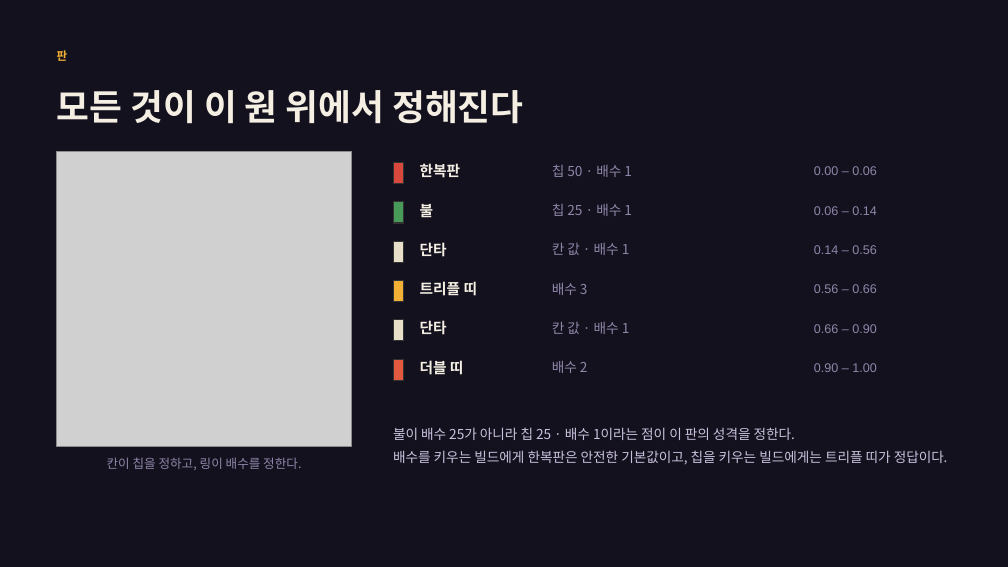
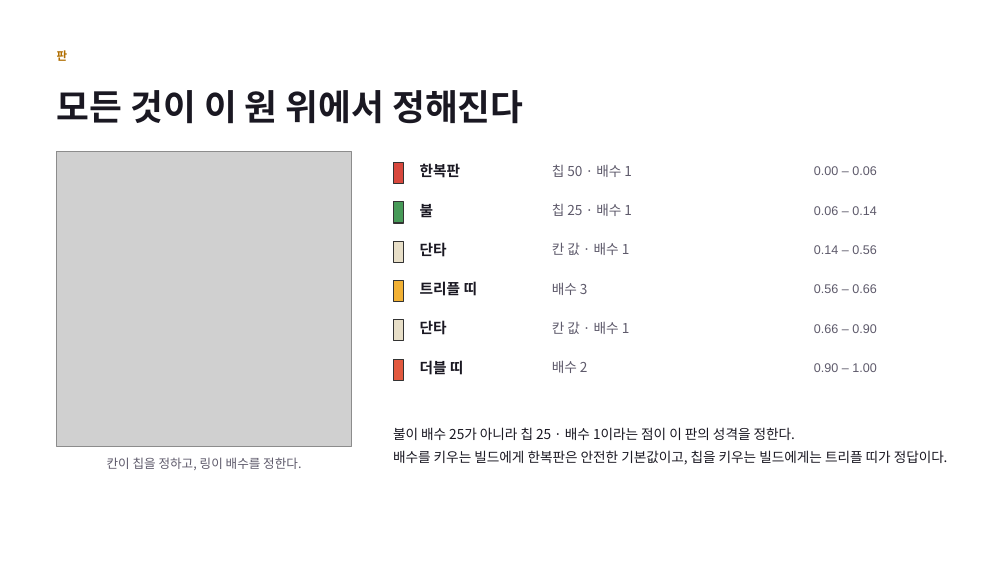
Before and after one commit to GGbong69/test-03, a slide deck: slide 3 of docs/기획서.pptx. Drawn at 1008x567 pixels with LibreOffice and Linux fonts; fonts in the diff are those of the drawing; grey boxes stand for pictures. Boxes give left, top, right and bottom in pixels: in the first picture for what was removed or moved away, otherwise in the second. Text is boxed around its words. In the diff, an @@ line names an element or a change of style, - is before the commit and + after.

```diff
--- a/docs/기획서.pptx
+++ b/docs/기획서.pptx
@@ background #14111F to #FFFFFF @@
@@ text "판" at (x1=57, y1=50, x2=68, y2=61): text colour #F2B134 to #B06E00 @@
@@ text colour #F4EFE2 to #1A1822 in 7 elements at (x1=57, y1=90, x2=523, y2=124), (x1=420, y1=163, x2=461, y2=178), (x1=420, y1=201, x2=434, y2=220), (x1=420, y1=242, x2=447, y2=257), (x1=420, y1=281, x2=478, y2=296), (x1=420, y1=320, x2=447, y2=335), (x1=420, y1=360, x2=464, y2=375) @@
@@ text colour #8F86A8 to #5E5A6B in 13 elements at (x1=107, y1=457, x2=301, y2=470), (x1=552, y1=164, x2=632, y2=177), (x1=814, y1=166, x2=876, y2=175), (x1=552, y1=203, x2=632, y2=216), (x1=814, y1=206, x2=876, y2=215), (x1=552, y1=242, x2=630, y2=255), (x1=814, y1=245, x2=876, y2=254), (x1=552, y1=282, x2=588, y2=295), (x1=814, y1=284, x2=876, y2=293), (x1=552, y1=321, x2=630, y2=334), (x1=814, y1=324, x2=876, y2=333), (x1=552, y1=360, x2=588, y2=373), (x1=814, y1=363, x2=876, y2=372) @@
@@ text "불이 배수 25가 아니라 칩 ..." at (x1=393, y1=427, x2=948, y2=465): text colour #C9C2DD to #1A1822 @@
```
Also in this commit, not shown: 10 other slides changed, 3 slides added, 5 other files.
